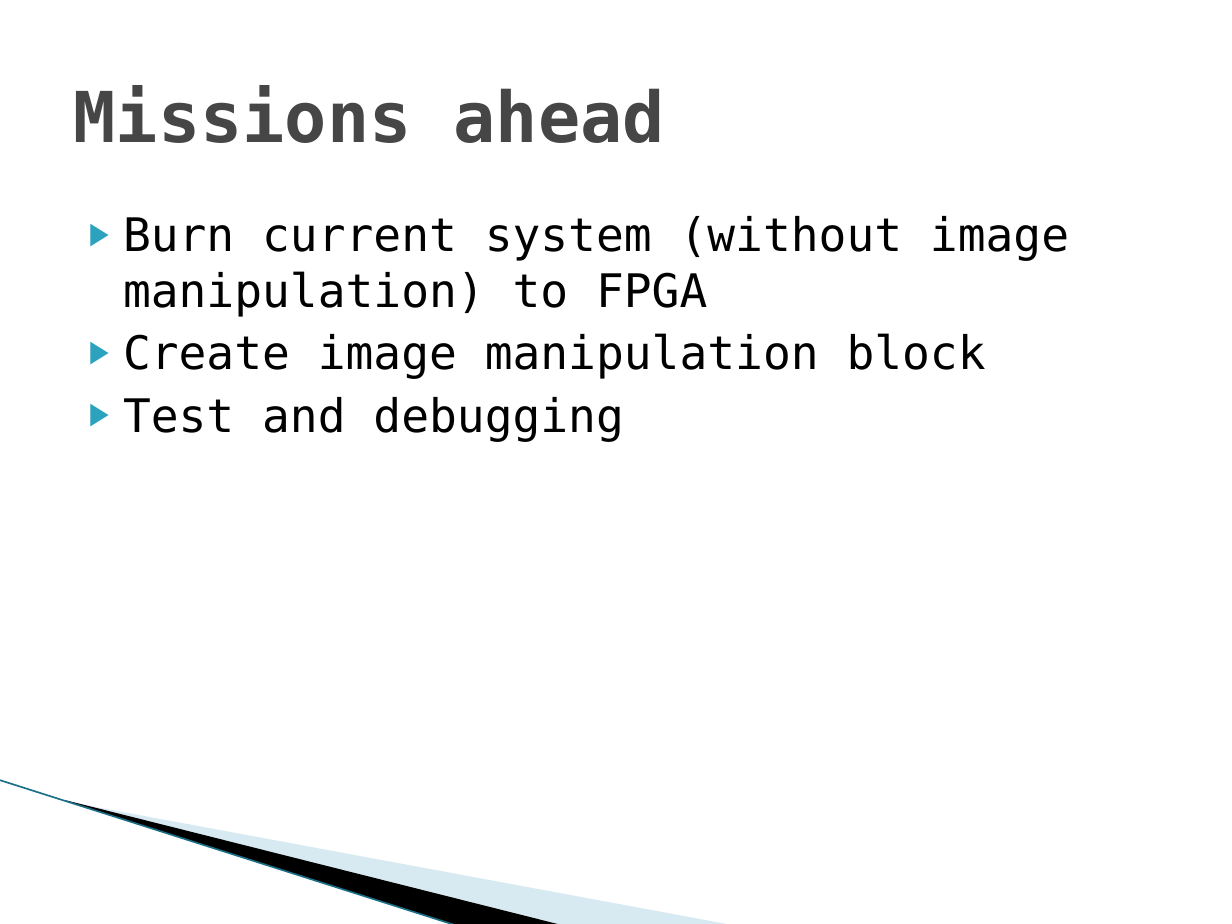
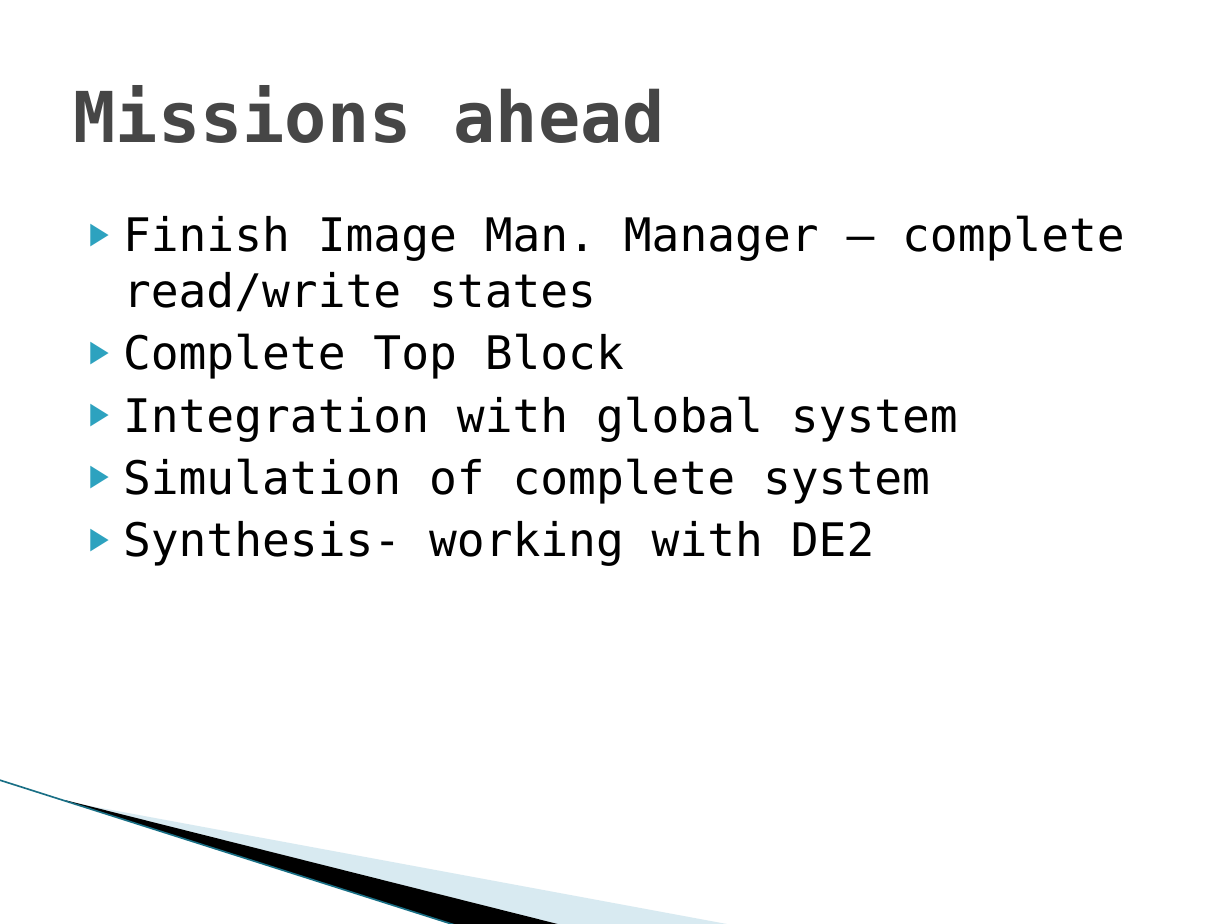
Before and after one commit to shizzz88/image-rotation-technion-ee, a slide deck: slide 35 of Presentation/Final_part_A_Presentation.pptx (slide 31 before the commit). Drawn at 1232x924 pixels with LibreOffice and Linux fonts; fonts in the diff are those of the drawing; background and template pictures are left out. Boxes give left, top, right and bottom in pixels: in the first picture for what was removed or moved away, otherwise in the second. Text is boxed around its words. In the diff, an @@ line names an element or a change of style, - is before the commit and + after.

```diff
--- a/Presentation/Final_part_A_Presentation.pptx
+++ b/Presentation/Final_part_A_Presentation.pptx
@@ text at (x1=123, y1=215, x2=1125, y2=566): text changed @@
-▶ Burn current system (without image manipulation) to FPGA
-▶ Create image manipulation block
-▶ Test and debugging
+▶ Finish Image Man. Manager – complete read/write states
+▶ Complete Top Block
+▶ Integration with global system
+▶ Simulation of complete system
+▶ Synthesis- working with DE2
```
Also in this commit, not shown: 16 other slides changed, 8 slides added, 4 slides removed, 6 other files.
